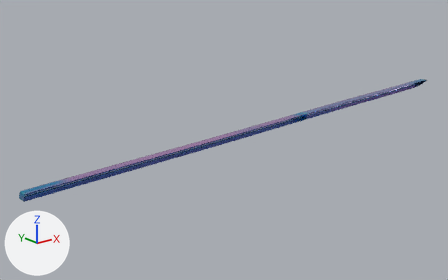
Renders of the glTF model model/parts/unsorted_02.glb from each side of a commit.
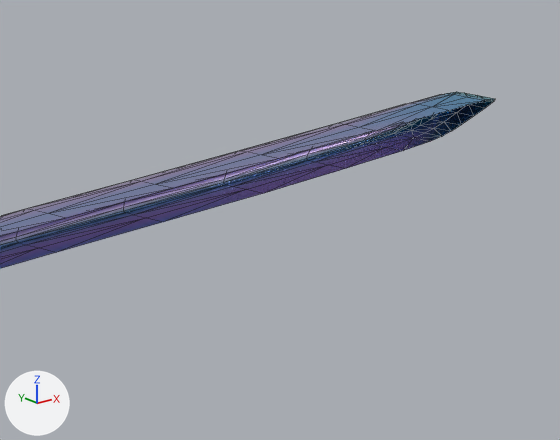
Each version appears first whole from a camera (50 mm lens) standing at (-0.495, -0.605, 1.865) and looking at (0.717, 0.911, 1.258), and next in a close-up on the part from 78% to 98% of the width and 23% to 48% of the height. The lights are fixed; the arrows at lower left show +X, +Y and +Z. The first two pictures are the older version. The close-ups show mesh edges as thin lines. Where no turn or scale is listed for an object, it has been applied to the vertices. Vertices at exactly the same position are counted once.

The older version as bpy lines, for what is in view:
```python
me_chrome_4 = bpy.data.meshes.new('chrome_4')
me_chrome_4.from_pydata(...)  # 587 vertices, 1088 faces; spans x -0.06..1.61, y 0.8..0.85, z 0.14..0.23
me_chrome_4.materials.append(mat_chrome_001)
ob_chrome_4 = bpy.data.objects.new('chrome_4', me_chrome_4)
ob_chrome_4.location = (0.0677, 0.0, 1.1198)
```
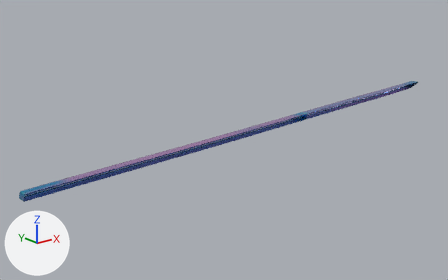
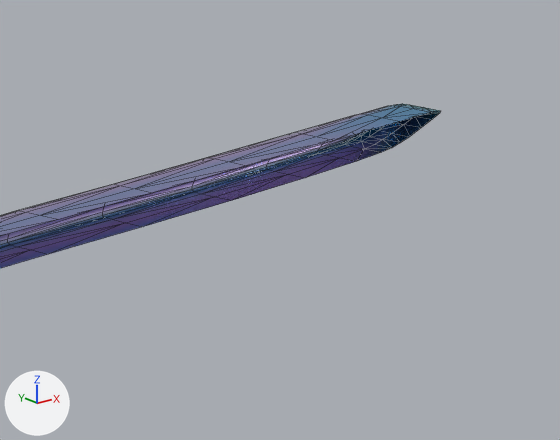
Where the change shows, as pixel boxes (x1, y1, x2, y2) in the close-ups (560 x 440 px):
'chrome_4', reshaped: before (0, 92, 495, 269); after (0, 104, 440, 268)

The change, as a diff of the scene's bpy script:
```diff
--- a/model/parts/unsorted_02.glb.py
+++ b/model/parts/unsorted_02.glb.py
@@ me_chrome_4 @@
 # used by ob_chrome_4; location = (0.0677, 0.0, 1.1198)
-me_chrome_4.from_pydata(...)  # 587 vertices, 1088 faces; spans x -0.06..1.61, y 0.8..0.85, z 0.14..0.23
+me_chrome_4.from_pydata(...)  # 587 vertices, 1088 faces; spans x -0.06..1.55, y 0.8..0.85, z 0.14..0.23
+# me_chrome_4 part 1: all 125 vertices in x 1.2..1.61, y 0.8..0.85, z 0.19..0.23 are scaled about their middle by (0.876, 1, 1), then moved by (-0.03, 0.0, 0.0)
 me_chrome_4.materials.append(mat_chrome_001)
```
